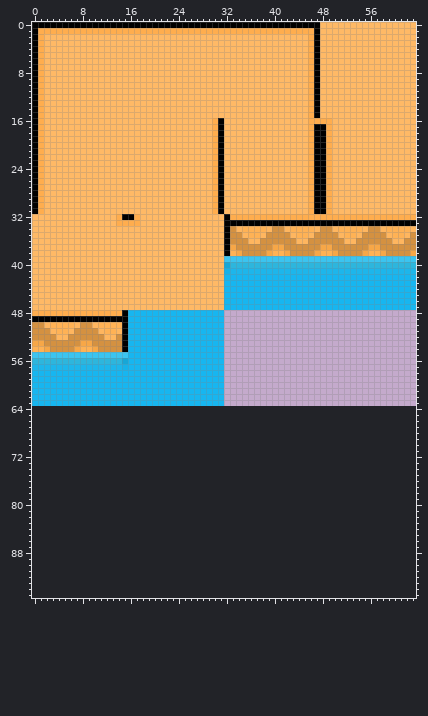
Edited in one commit: pixel-art file (art/tilesets/sandy.aseprite). That is the earlier state.
64x64 pixels, 1 frame. Colours within 5 levels of each other are drawn and written as one. The old version is drawn lined up with the new one, on the new canvas.
After the commit:
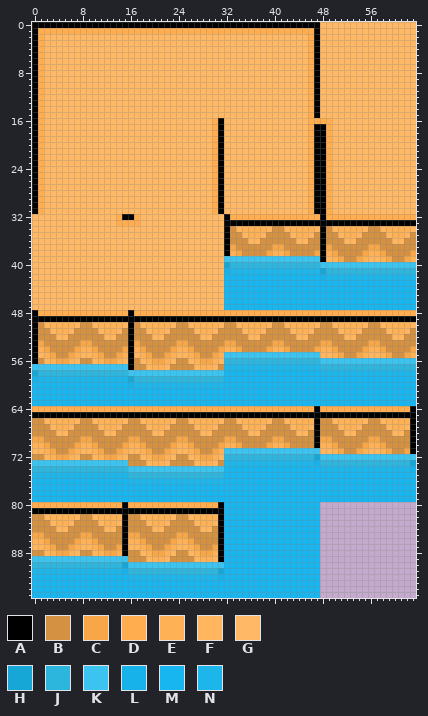
Palette (. is transparent): A #000000  B #d49141  C #f7a747  D #ffad4e  E #ffb255  F #ffb65f  G #ffb966  H #17a7d7  J #2db6dd  K #3bc4f0  L #17b2e9  M #17b6f0  N #1db6eb
Changes in this commit:
canvas 64x64 -> 64x96
y 32: x 48 D -> A
y 34..36: x 48 B -> A
y 37: x 48 C -> A
y 38: x 48 E -> A
y 39: x 48..63 KKKKKKKKKKKKKKKK -> AFECBBCEFFECBBCE
y 40: x 48..63 JJJJJJJJJJJJJJJJ -> KKKKKKKKKKKKKKKK
y 41: x 48..63 NNNNNNNNNNNNNNNN -> HJJJJJJJJJJJJJJJ
y 42: x 48..63 MMMMMMMMMMMMMMMM -> LNNNNNNNNNNNNNNN
y 48: x 0 D -> A; x 15..63 AMMMMMMMMMMMMMMMM................................ -> DADDDDDDDDDDDDDDDDDDDDDDDDDDDDDDDDDDDDDDDDDDDDDDD
y 49: x 16..63 MMMMMMMMMMMMMMMM................................ -> AAAAAAAAAAAAAAAAAAAAAAAAAAAAAAAAAAAAAAAAAAAAAAAA
y 50: x 0 B -> A; x 15..63 AMMMMMMMMMMMMMMMM................................ -> FABFEEEEFBBFEEEEFBBFEEEEFBBFEEEEFBBFEEEEFBBFEEEEF
y 51: x 0 B -> A; x 15..63 AMMMMMMMMMMMMMMMM................................ -> BABBFEEFBBBBFEEFBBBBFEEFBBBBFEEFBBBBFEEFBBBBFEEFB
y 52: x 0 B -> A; x 15..63 AMMMMMMMMMMMMMMMM................................ -> BABBBFFBBBBBBFFBBBBBBFFBBBBBBFFBBBBBBFFBBBBBBFFBB
y 53: x 0 C -> A; x 15..63 AMMMMMMMMMMMMMMMM................................ -> BACBBBBBBCCBBBBBBCCBBBBBBCCBBBBBBCCBBBBBBCCBBBBBB
y 54: x 0 E -> A; x 15..63 AMMMMMMMMMMMMMMMM................................ -> CAECBBBBCEECBBBBCEECBBBBCEECBBBBCEECBBBBCEECBBBBC
y 55: x 0..63 KKKKKKKKKKKKKKKKMMMMMMMMMMMMMMMM................................ -> AFECBBCEFFECBBCEAFECBBCEFFECBBCEKKKKKKKKKKKKKKKKFFECBBCEFFECBBCE
y 56: x 0..63 JJJJJJJJJJJJJJJHMMMMMMMMMMMMMMMM................................ -> ABFECCEFBBFECCEFABFECCEFBBFECCEFJJJJJJJJJJJJJJJJKKKKKKKKKKKKKKKK
y 57: x 0..63 NNNNNNNNNNNNNNNLMMMMMMMMMMMMMMMM................................ -> KKKKKKKKKKKKKKKKABBFEEFBBBBFEEFBNNNNNNNNNNNNNNNNJJJJJJJJJJJJJJJJ
y 58: x 0..63 MMMMMMMMMMMMMMMMMMMMMMMMMMMMMMMM................................ -> HJJJJJJJJJJJJJJJKKKKKKKKKKKKKKKKMMMMMMMMMMMMMMMMNNNNNNNNNNNNNNNN
y 59: x 0..63 MMMMMMMMMMMMMMMMMMMMMMMMMMMMMMMM................................ -> LNNNNNNNNNNNNNNNHJJJJJJJJJJJJJJJMMMMMMMMMMMMMMMMMMMMMMMMMMMMMMMM
y 60: x 16..63 MMMMMMMMMMMMMMMM................................ -> LNNNNNNNNNNNNNNNMMMMMMMMMMMMMMMMMMMMMMMMMMMMMMMM
y 61..63: x 32..63 ................................ -> MMMMMMMMMMMMMMMMMMMMMMMMMMMMMMMM
y 64: x 0..63 ................................................................ -> DDDDDDDDDDDDDDDDDDDDDDDDDDDDDDDDDDDDDDDDDDDDDDDADDDDDDDDDDDDDDDA
y 65: x 0..63 ................................................................ -> AAAAAAAAAAAAAAAAAAAAAAAAAAAAAAAAAAAAAAAAAAAAAAAAAAAAAAAAAAAAAAAA
y 66: x 0..63 ................................................................ -> BBFEEEEFBBFEEEEFBBFEEEEFBBFEEEEFBBFEEEEFBBFEEEEABBFEEEEFBBFEEEEA
y 67: x 0..63 ................................................................ -> BBBFEEFBBBBFEEFBBBBFEEFBBBBFEEFBBBBFEEFBBBBFEEFABBBFEEFBBBBFEEFA
y 68: x 0..63 ................................................................ -> BBBBFFBBBBBBFFBBBBBBFFBBBBBBFFBBBBBBFFBBBBBBFFBABBBBFFBBBBBBFFBA
y 69: x 0..63 ................................................................ -> CCBBBBBBCCBBBBBBCCBBBBBBCCBBBBBBCCBBBBBBCCBBBBBACCBBBBBBCCBBBBBA
y 70: x 0..63 ................................................................ -> EECBBBBCEECBBBBCEECBBBBCEECBBBBCEECBBBBCEECBBBBAEECBBBBCEECBBBBA
y 71: x 0..63 ................................................................ -> FFECBBCEFFECBBCEFFECBBCEFFECBBCEKKKKKKKKKKKKKKKKFFECBBCEFFECBBCA
y 72: x 0..63 ................................................................ -> BBFECCEFBBFECCEFBBFECCEFBBFECCEFJJJJJJJJJJJJJJJHKKKKKKKKKKKKKKKK
y 73: x 0..63 ................................................................ -> KKKKKKKKKKKKKKKKBBBFEEFBBBBFEEFBNNNNNNNNNNNNNNNLJJJJJJJJJJJJJJJH
y 74: x 0..63 ................................................................ -> JJJJJJJJJJJJJJJJKKKKKKKKKKKKKKKKMMMMMMMMMMMMMMMMNNNNNNNNNNNNNNNL
y 75: x 0..63 ................................................................ -> NNNNNNNNNNNNNNNNJJJJJJJJJJJJJJJJMMMMMMMMMMMMMMMMMMMMMMMMMMMMMMMM
y 76: x 0..63 ................................................................ -> MMMMMMMMMMMMMMMMNNNNNNNNNNNNNNNNMMMMMMMMMMMMMMMMMMMMMMMMMMMMMMMM
y 77..79: x 0..63 ................................................................ -> MMMMMMMMMMMMMMMMMMMMMMMMMMMMMMMMMMMMMMMMMMMMMMMMMMMMMMMMMMMMMMMM
y 80: x 0..47 ................................................ -> DDDDDDDDDDDDDDDADDDDDDDDDDDDDDDAMMMMMMMMMMMMMMMM
y 81: x 0..47 ................................................ -> AAAAAAAAAAAAAAAAAAAAAAAAAAAAAAAAMMMMMMMMMMMMMMMM
y 82: x 0..47 ................................................ -> BBFEEEEFBBFEEEEABBFEEEEFBBFEEEEAMMMMMMMMMMMMMMMM
y 83: x 0..47 ................................................ -> BBBFEEFBBBBFEEFABBBFEEFBBBBFEEFAMMMMMMMMMMMMMMMM
y 84: x 0..47 ................................................ -> BBBBFFBBBBBBFFBABBBBFFBBBBBBFFBAMMMMMMMMMMMMMMMM
y 85: x 0..47 ................................................ -> CCBBBBBBCCBBBBBACCBBBBBBCCBBBBBAMMMMMMMMMMMMMMMM
y 86: x 0..47 ................................................ -> EECBBBBCEECBBBBAEECBBBBCEECBBBBAMMMMMMMMMMMMMMMM
y 87: x 0..47 ................................................ -> FFECBBCEFFECBBCAFFECBBCEFFECBBCAMMMMMMMMMMMMMMMM
y 88: x 0..47 ................................................ -> BBFECCEFBBFECCEABBFECCEFBBFECCEAMMMMMMMMMMMMMMMM
y 89: x 0..47 ................................................ -> KKKKKKKKKKKKKKKKBBBFEEFBBBBFEEFAMMMMMMMMMMMMMMMM
y 90: x 0..47 ................................................ -> JJJJJJJJJJJJJJJHKKKKKKKKKKKKKKKKMMMMMMMMMMMMMMMM
y 91: x 0..47 ................................................ -> NNNNNNNNNNNNNNNLJJJJJJJJJJJJJJJHMMMMMMMMMMMMMMMM
y 92: x 0..47 ................................................ -> MMMMMMMMMMMMMMMMNNNNNNNNNNNNNNNLMMMMMMMMMMMMMMMM
y 93..95: x 0..47 ................................................ -> MMMMMMMMMMMMMMMMMMMMMMMMMMMMMMMMMMMMMMMMMMMMMMMM
Boxes around the changes in both pictures, in picture pixels (x1, y1, x2, y2):
changed: (320, 214, 416, 280)
changed: (32, 310, 416, 598)
